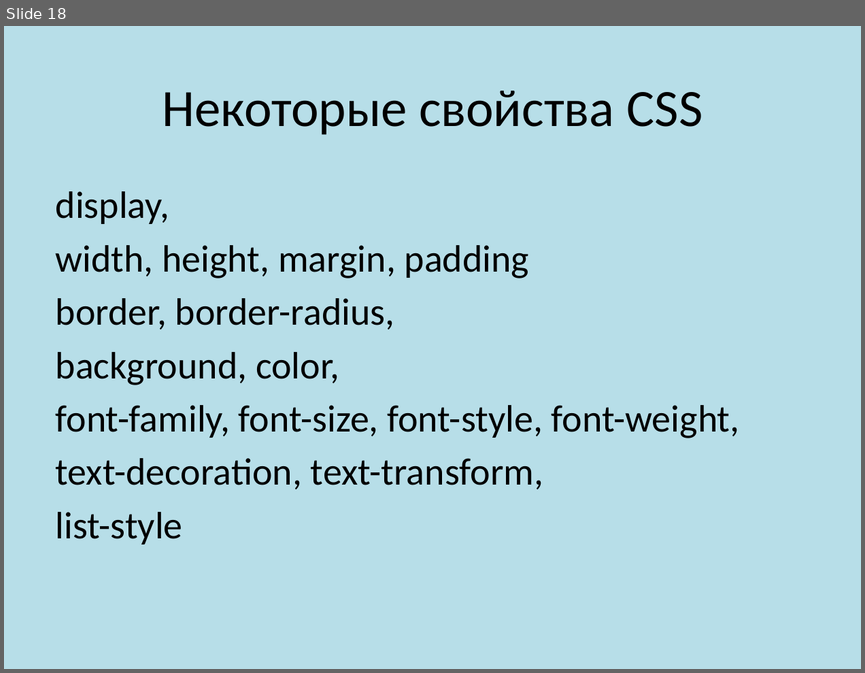
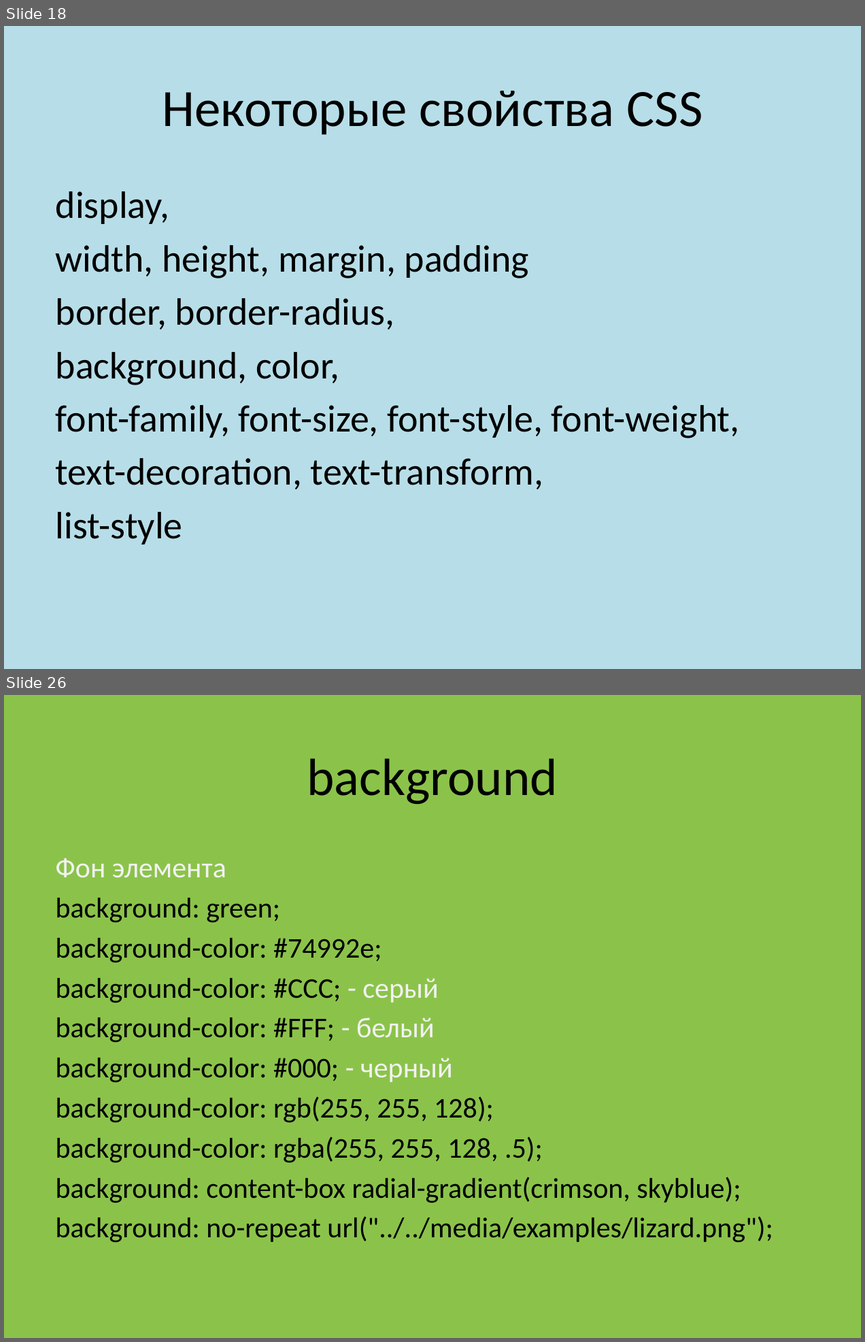
Before and after one commit to fedyashev/course-frontend-group-2, a slide deck: 00-presentation/Frontend 102.pptx. Shown one above the other, each under a label of ours: slide 18 before the commit, slides 18 and 26 after it; the slides between them are not shown. The pictures are 865x673 and 865x1342 pixels, drawn with LibreOffice and Linux fonts; fonts in the diff are those of the drawing. Boxes give left, top, right and bottom in pixels: in the first picture for what was removed or moved away, otherwise in the second. Text is boxed around its words. In the diff, an @@ line names an element or a change of style, - is before the commit and + after.

```diff
--- a/00-presentation/Frontend 102.pptx
+++ b/00-presentation/Frontend 102.pptx
@@ slide 26 added at [4, 695, 861, 1338], background #8BC34A @@
@@ title added at [307, 758, 557, 804], 44 pt, text #000000 @@
+background
@@ text added at [56, 858, 772, 1242], 24 pt, text #000000 @@
+Фон элемента
+background: green;
+background-color: #74992e;
+background-color: #CCC; - серый
+background-color: #FFF; - белый
+background-color: #000; - черный
+background-color: rgb(255, 255, 128);
+background-color: rgba(255, 255, 128, .5);
+background: content-box radial-gradient(crimson, skyblue);
+background: no-repeat url("../../media/examples/lizard.png");
```
Also in this commit, not shown: 6 slides changed, 7 other slides added, 13 other files.
